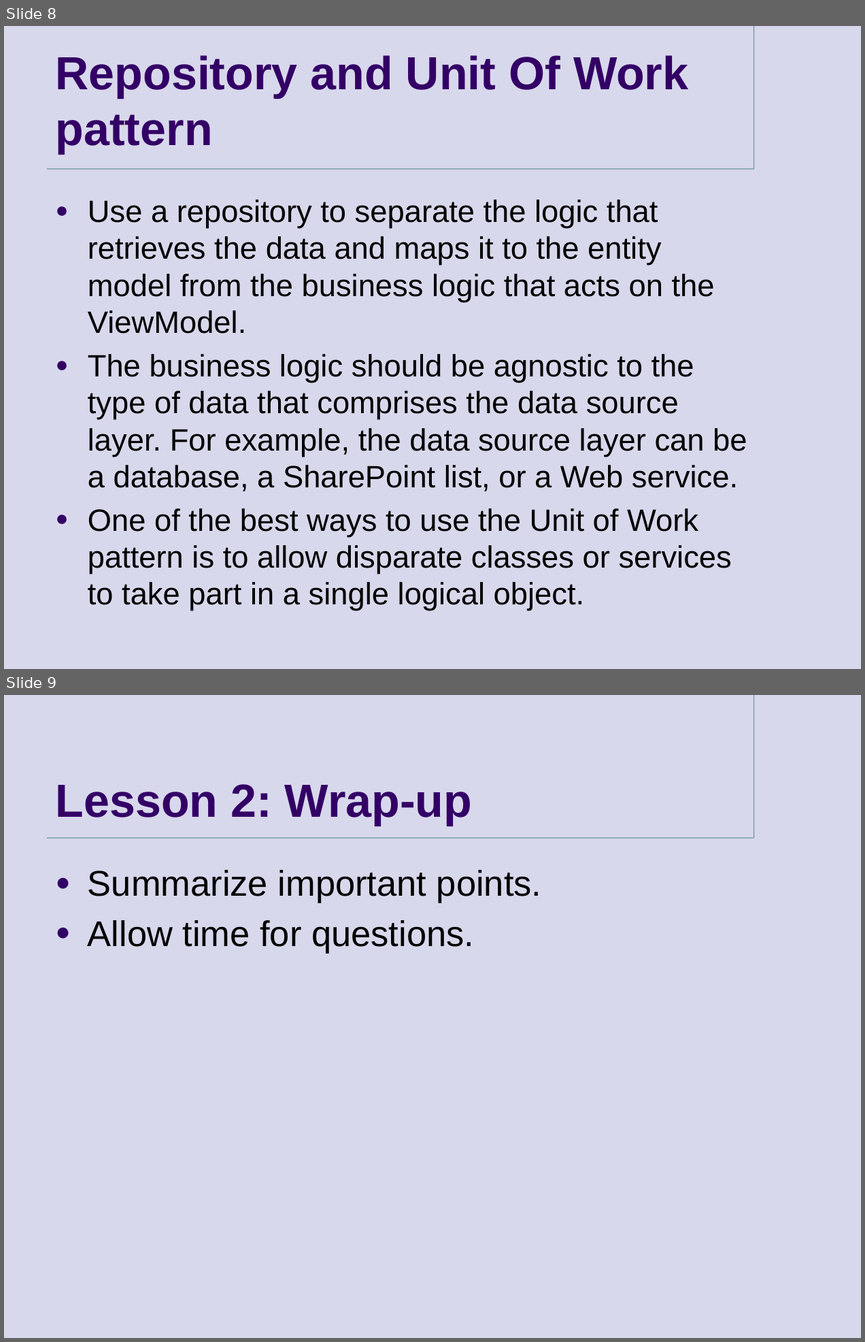
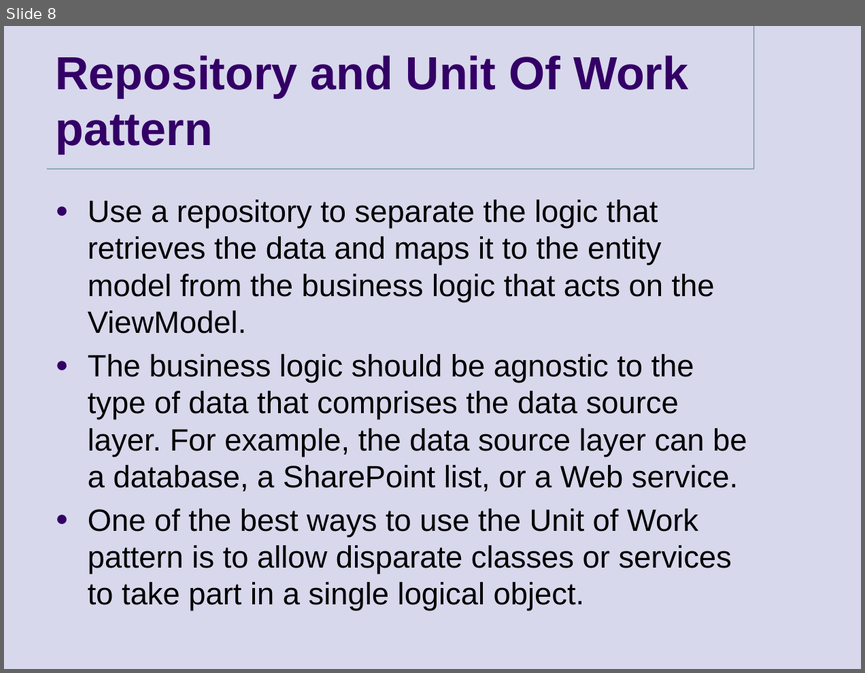
Before and after one commit to goldytech/QTec-II, a slide deck: QTec/Presentation.pptx. Shown one above the other, each under a label of ours: slides 8 and 9 before the commit, slide 8 after it. The pictures are 865x1342 and 865x673 pixels, drawn with LibreOffice and Linux fonts; fonts in the diff are those of the drawing; background and template pictures are left out. Boxes give left, top, right and bottom in pixels: in the first picture for what was removed or moved away, otherwise in the second. Text is boxed around its words. In the diff, an @@ line names an element or a change of style, - is before the commit and + after.

```diff
--- a/QTec/Presentation.pptx
+++ b/QTec/Presentation.pptx
@@ slide 9 removed at <box>4,695,861,1338</box>, background #D8D8EC; not listed: 2 template elements that a slide beside it also shows @@
@@ title removed at <box>56,784,472,826</box> @@
-Lesson 2: Wrap-up
@@ text removed at <box>88,870,542,953</box> @@
-● Summarize important points.
-● Allow time for questions.
```
Also in this commit, not shown: 1 slide changed, 3 slides added, 5 other slides removed, 2 other files.
